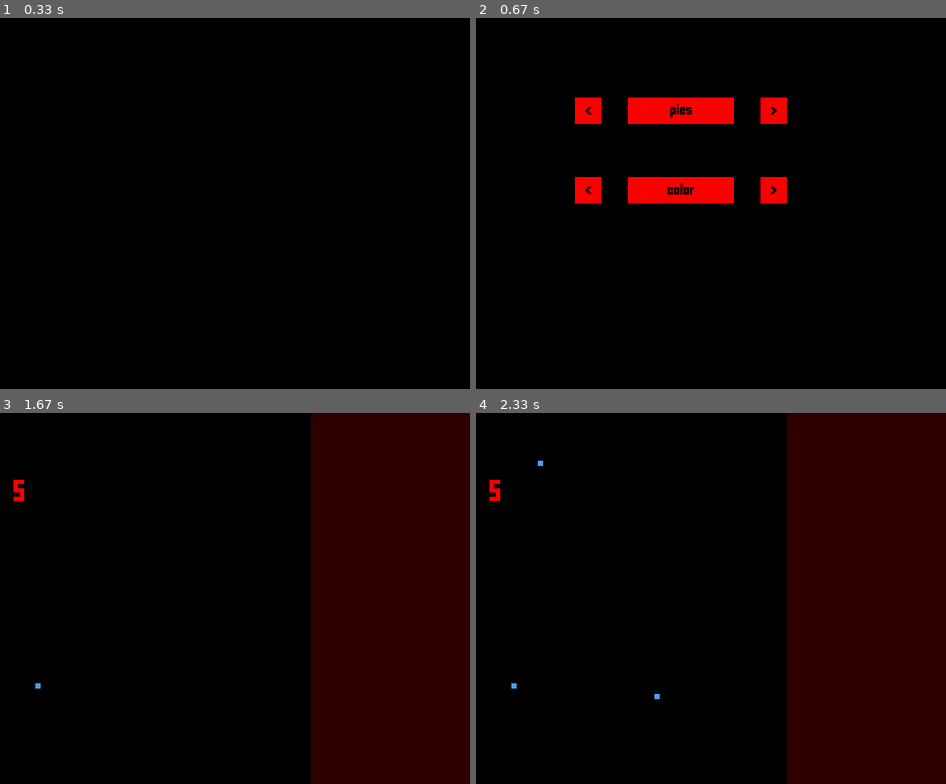
Above: before the commit, frames 1-4 (two rows, left to right).
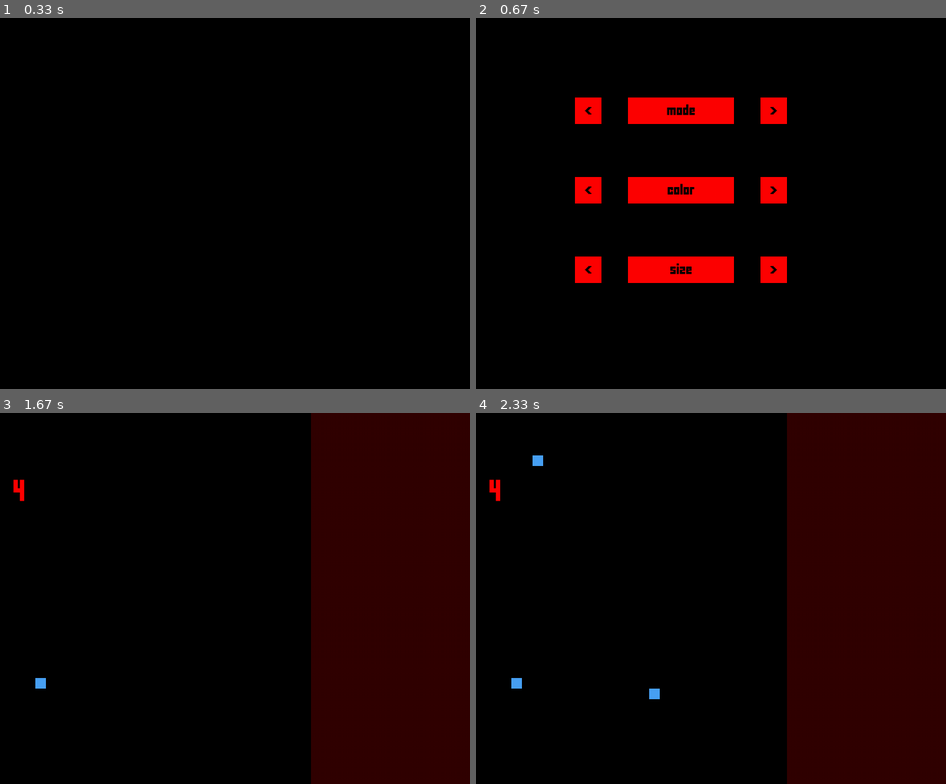
Above: after the commit, the same moments.

Repository: piotrksiazek/Pygame-of-Life
Game: pygame game, started from main.py
The game is run twice, just before and just after one commit, with the same random seed, the same clock (stepped at 60 frames per second) and the same inputs.
Inputs (mouse positions are in pixels of both pictures, inside the frame that each line leads up to):
- Up to frame 1 (0.33 s): no input
- Up to frame 2 (0.67 s): tap Space at 0.33 s
- Up to frame 3 (1.67 s): tap Space at 0.67, 1.07, 1.37 s; click (37, 683) at 1.6 s
- Up to frame 4 (2.33 s): click (541, 461) at 1.88 s; click (654, 694) at 2.22 s

Frame 1 is identical in both runs. In frame 2, 2.4% of the frame differs, in the area x 21-67%, y 23-72%; in frame 3, less than 0.1%; in frame 4, 0.2%.

Commit message:
dzialaja strzalki rozmiaru i trybu, licznik dziala dla kazdej wielkosci

Diff:
--- a/main.py
+++ b/main.py
@@ -12,6 +12,9 @@
         self.settings = Settings()
         self.screen = pygame.display.set_mode((self.settings.scr_width, self.settings.scr_height))
         self.paused = True
+        self.mode_list = ['mode', 'death', 'life', 'classic']
+        self.mode = self.mode_list[0]
+
 
     def check_events(self, population):
         for event in pygame.event.get():
@@ -22,17 +25,20 @@
                 if event.key == pygame.K_SPACE:
                     self.paused = True
 
-
+    # def make_love_not_war(self, gol, population):
+    #     next_gen = population.draw_grid(self.screen, gol.settings.alive_color, gol.settings.dead_color, population.grid, gol.settings.cell_size, 1)
+    #     population.grid = next_gen
 
     def main(self):
 
+        intro = population_and_intro.Population(gol)
+        intro.create_snake_grid()
+        menu = text_and_menu.MainMenu(gol)
+
+        intro.animate_snake_grid(intro, gol)
+        menu.draw_menu(gol)
         population = population_and_intro.Population(gol)
-        population.create_snake_grid()
-        menu = text_and_menu.MainMenu(gol)
         interface = text_and_menu.Interface(gol, population)
-
-        population.animate_snake_grid(population, gol)
-        menu.draw_menu(gol)
         # menu.choose_color(gol)
 
         # population.pre_game(population.snake_grid, gol.settings.alive_intro_color, gol.settings.dead_intro_color)
--- a/population_and_intro.py
+++ b/population_and_intro.py
@@ -219,7 +219,6 @@
                     pygame.draw.rect(screen, alive_color, cell_rect)
                 else:
                     pygame.draw.rect(screen, dead_color, cell_rect)
-        if not self.intro:
-            self.number_of_generations += 1
+        self.number_of_generations += 1
 
         return next_generation
--- a/settings.py
+++ b/settings.py
@@ -18,5 +18,8 @@
 
         self.scr_width = 1000
         self.scr_height = 700
-        self.cell_size = 10
+
+        self.menu_cell_size_list = ['size', '20', '10', '5']
+        self.cell_size_list = [20, 10, 5]
+        self.cell_size = self.cell_size_list[0]
         self.intro_cell_size = 5
--- a/text_and_menu.py
+++ b/text_and_menu.py
@@ -26,18 +26,28 @@
 
 class Button:
     def __init__(self, left, top, width, height, text, color, text_color, color_clicked, gol):
+        self.width = width
+        self.button_left = gol.settings.scr_width / 2 - self.width / 2
         self.left = left
+        self.height = height
         self.top = top
-        self.width = width
-        self.right = gol.settings.scr_width / 2 + self.width / 2
-        self.height = height
+        self.bottom = self.top + self.height
         self.text = text
         self.color = color
         self.text_color = text_color
         self.color_clicked = color_clicked
-        self.space_between_button_and_arrow = 10
         self.left_arrow = '<'
         self.right_arrow = '>'
+
+    def is_over(self, how_far_from_right):
+        # Getting mouse coordinates
+        x, y = pygame.mouse.get_pos()
+        if self.text == '<' or self.text == '>':
+            if x >= how_far_from_right and x < how_far_from_right + self.width and y >= self.top and y <= self.top + self.height:
+                return True
+        else:
+            if x >= self.button_left and x <= self.button_left + self.width and y >= self.top and y <= self.top + self.height:
+                return True
 
     def button_events(self):
         pass
@@ -50,7 +60,8 @@
         text = font.render(self.text, True, self.text_color)
         text_rect = text.get_rect()
         text_rect.center = (gol.settings.scr_width/2, self.top + self.height/2)
-        pygame.draw.rect(gol.screen, self.color, (gol.settings.scr_width/2-self.width/2, self.top, self.width, self.height), 0)
+        # pygame.draw.rect(gol.screen, self.color, (gol.settings.scr_width/2-self.width/2, self.top, self.width, self.height), 0)
+        pygame.draw.rect(gol.screen, self.color, (self.button_left, self.top, self.width, self.height), 0)
         gol.screen.blit(text, text_rect)
 
     def draw_arrow(self, gol, how_far_from_right):
@@ -59,6 +70,7 @@
         text_rect = text.get_rect()
         text_rect.center = (how_far_from_right + self.width/2, self.top + self.height/2)
         if self.text == '<':
+            # pygame.draw.rect(gol.screen, self.color, (how_far_from_right, self.top, self.width, self.height), 0)
             pygame.draw.rect(gol.screen, self.color, (how_far_from_right, self.top, self.width, self.height), 0)
             gol.screen.blit(text, text_rect)
         elif self.text == '>':
@@ -69,10 +81,10 @@
 class MainMenu:
     def __init__(self, gol):
         self.screen = gol.screen
-        self.menu_color = (0,0,0)
+        self.menu_color = (0, 0, 0)
         self.in_menu = True
 
-        self.mode_button = Button(left=150, top=150, width=200, height=50, text='pies', color=(255,0,0), text_color=(0,0,0), color_clicked=(0,255,0), gol=gol)
+        self.mode_button = Button(left=150, top=150, width=200, height=50, text=gol.mode, color=(255,0,0), text_color=(0,0,0), color_clicked=(0,255,0), gol=gol)
         self.mode_l_arrow = Button(left=150, top=150, width=50, height=50, text='<', color=(255,0,0), text_color=(0,0,0), color_clicked=(0,255,0), gol=gol)
         self.mode_r_arrow = Button(left=150, top=150, width=50, height=50, text='>', color=(255,0,0), text_color=(0,0,0), color_clicked=(0,255,0), gol=gol)
 
@@ -80,18 +92,41 @@
         self.color_l_arrow = Button(left=150, top=300, width=50, height=50, text='<', color=(255,0,0), text_color=(0,0,0), color_clicked=(0,255,0), gol=gol)
         self.color_r_arrow = Button(left=150, top=300, width=50, height=50, text='>', color=(255,0,0), text_color=(0,0,0), color_clicked=(0,255,0), gol=gol)
 
+        self.size_button = Button(left=150, top=450, width=200, height=50, text='size', color=(255,0,0), text_color=(0,0,0), color_clicked=(0,255,0), gol=gol)
+        self.size_l_arrow = Button(left=150, top=450, width=50, height=50, text='<', color=(255,0,0), text_color=(0,0,0), color_clicked=(0,255,0), gol=gol)
+        self.size_r_arrow = Button(left=150, top=450, width=50, height=50, text='>', color=(255,0,0), text_color=(0,0,0), color_clicked=(0,255,0), gol=gol)
 
-    def check_menu_events(self):
+    def check_menu_events(self, gol):
         for event in pygame.event.get():
             if event.type == pygame.QUIT:
                 sys.exit()
             elif event.type == pygame.KEYDOWN:
                 if event.key == pygame.K_SPACE:
                     self.in_menu = False
+            elif event.type == pygame.MOUSEBUTTONDOWN:
+                # Don't want to exceed max index.
+                if self.mode_r_arrow.is_over(650) and self.mode_button.text != gol.mode_list[-1]:
+                    self.mode_button.text = gol.mode_list[gol.mode_list.index(self.mode_button.text)+1]
+                    gol.mode = self.mode_button.text
+                # Don't want to go below 0 index.
+                elif self.mode_l_arrow.is_over(300) and self.mode_button.text != gol.mode_list[0]:
+                    self.mode_button.text = gol.mode_list[gol.mode_list.index(self.mode_button.text)-1]
+                    gol.mode = self.mode_button.text
+
+                elif self.size_r_arrow.is_over(650) and self.size_button.text != gol.settings.menu_cell_size_list[-1]:
+                    self.size_button.text = str(gol.settings.menu_cell_size_list[gol.settings.menu_cell_size_list.index(self.size_button.text)+1])
+                    # Don't want to cast types if self.size_button.text is literally text.
+                    if self.size_button.text != 'size':
+                        gol.settings.cell_size = int(self.size_button.text)
+                elif self.size_l_arrow.is_over(300) and self.size_button.text != gol.settings.menu_cell_size_list[0]:
+                    self.size_button.text = str(gol.settings.menu_cell_size_list[gol.settings.menu_cell_size_list.index(self.size_button.text)-1])
+                    if self.size_button.text != 'size':
+                        gol.settings.cell_size = int(self.size_button.text)
+                print(gol.settings.cell_size)
 
     def draw_menu(self, gol):
         while self.in_menu:
-            self.check_menu_events()
+            self.check_menu_events(gol)
             self.screen.fill(self.menu_color)
 
             self.mode_button.draw_button(gol)
@@ -102,6 +137,9 @@
             self.color_l_arrow.draw_arrow(gol, 300)
             self.color_r_arrow.draw_arrow(gol, 650)
 
+            self.size_button.draw_button(gol)
+            self.size_l_arrow.draw_arrow(gol, 300)
+            self.size_r_arrow.draw_arrow(gol, 650)
 
 
             pygame.display.flip()
